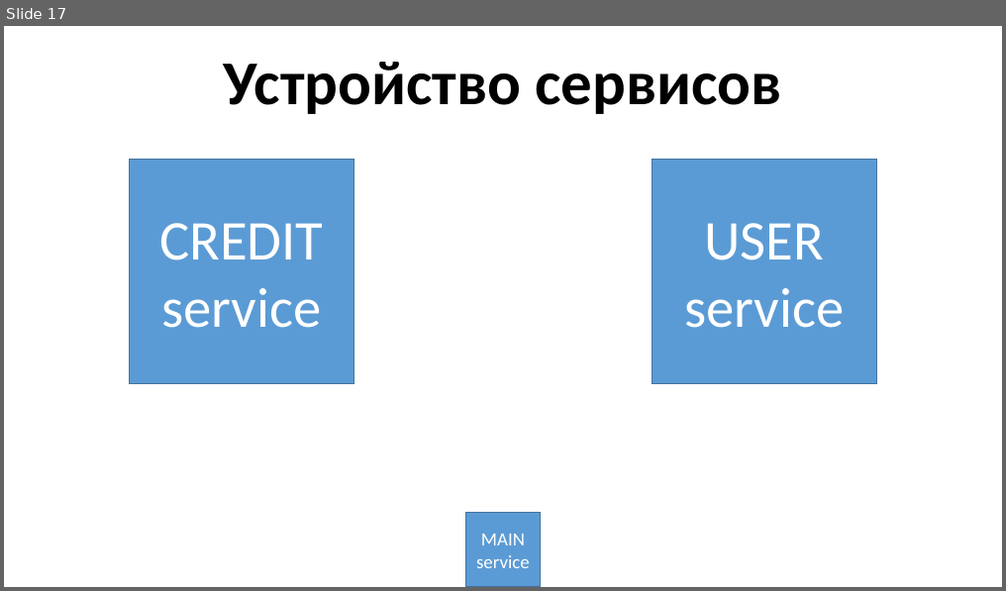
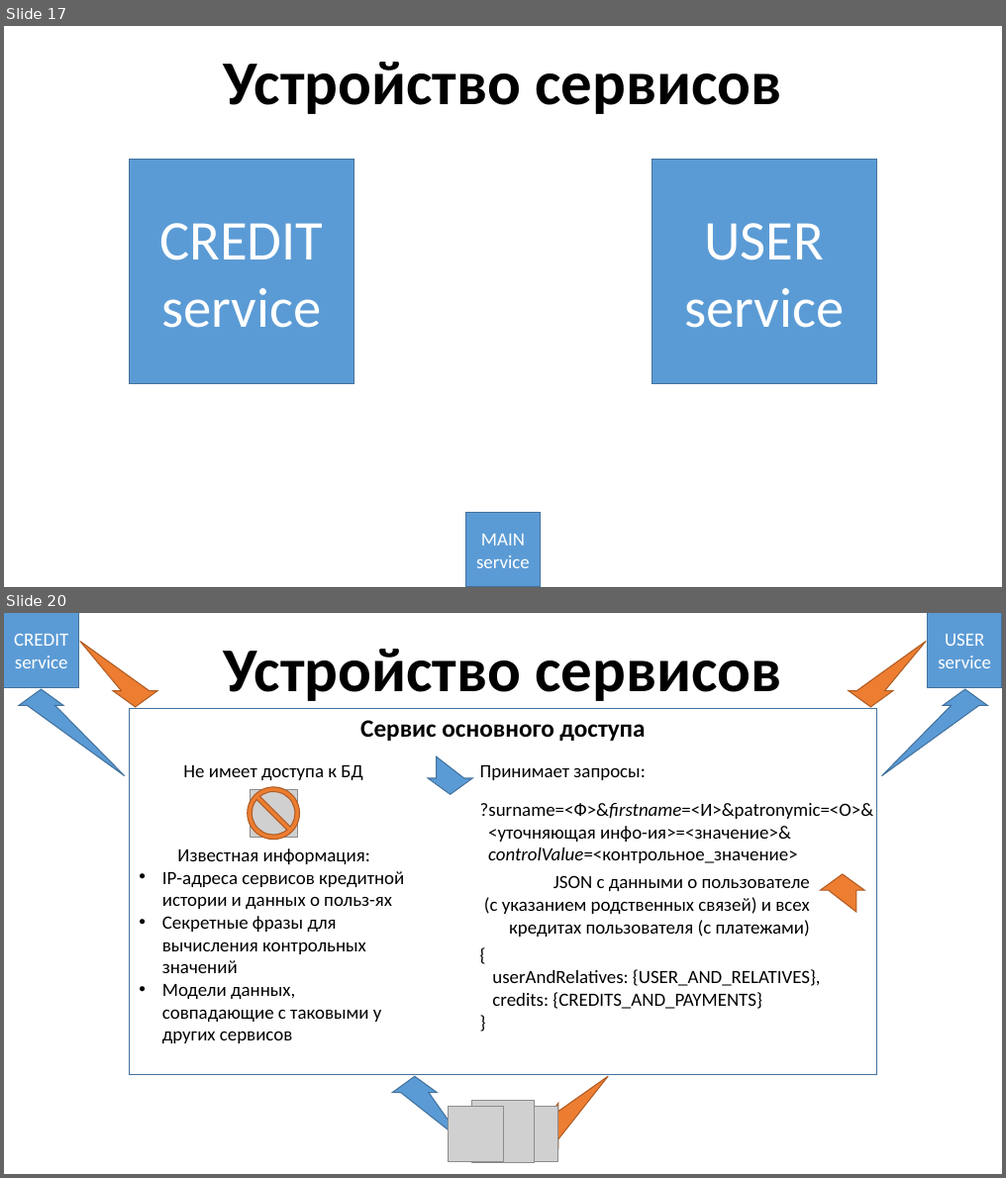
Before and after one commit to YoungTeurus/CreditAndUserServices, a slide deck: docs/Java 3 - presentation.pptx. Shown one above the other, each under a label of ours: slide 17 before the commit, slides 17 and 20 after it; the slides between them are not shown. The pictures are 1006x591 and 1006x1178 pixels, drawn with LibreOffice and Linux fonts; fonts in the diff are those of the drawing; grey boxes stand for pictures. Boxes give left, top, right and bottom in pixels: in the first picture for what was removed or moved away, otherwise in the second. Text is boxed around its words. In the diff, an @@ line names an element or a change of style, - is before the commit and + after.

Commit message:
ADD - Добавления по презентации (всё устройство сервлетов и работа с данными)

```diff
--- a/docs/Java 3 - presentation.pptx
+++ b/docs/Java 3 - presentation.pptx
@@ slide 20 added at [4,613,1002,1174], background #FFFFFF @@
@@ rectangle added at [4,613,79,688], fill #5B9BD5, outline #43739E 1 pt, 18 pt, text #FFFFFF @@
+CREDIT
+service
@@ freeform shape added at [79,642,157,707], fill #ED7D31, outline #AF5C24 1 pt @@
@@ freeform shape added at [848,642,927,707], fill #ED7D31, outline #AF5C24 1 pt @@
@@ rectangle added at [927,613,1002,688], fill #5B9BD5, outline #43739E 1 pt, 18 pt, text #FFFFFF @@
+USER
+service
@@ text added at [224,649,781,701], 60 pt, text #000000, bold @@
+Устройство сервисов
@@ freeform shape added at [19,689,124,775], fill #5B9BD5, outline #43739E 1 pt @@
@@ freeform shape added at [882,689,987,775], fill #5B9BD5, outline #43739E 1 pt @@
@@ rectangle added at [129,709,877,1075], fill #FFFFFF, outline #43739E 1 pt @@
@@ text added at [360,720,645,741], 24 pt, text #000000, bold @@
+Сервис основного доступа
@@ freeform shape added at [428,757,472,794], fill #5B9BD5, outline #43739E 1 pt @@
@@ text added at [183,765,362,780], 18 pt, text #000000 @@
+Не имеет доступа к БД
@@ no-entry sign added at [248,787,300,840], fill #ED7D31, outline #AF5C24 1 pt @@
@@ picture added at [250,789,297,838] @@
@@ text added at [480,765,645,780], 18 pt, text #000000 @@
+Принимает запросы:
@@ text added at [480,803,874,863], 18 pt, text #000000 @@
+?surname=<Ф>&firstname=<И>&patronymic=<О>&
+<уточняющая инфо-ия>=<значение>&
+controlValue=<контрольное_значение>
@@ text added at [162,849,404,1044], 18 pt, text #000000 @@
+Известная информация:
+• IP-адреса сервисов кредитной истории и данных о польз-ях
+• Секретные фразы для вычисления контрольных значений
+• Модели данных, совпадающие с таковыми у других сервисов
@@ text added at [484,875,810,937], 18 pt, text #000000 @@
+JSON с данными о пользователе
+(с указанием родственных связей) и всех кредитах пользователя (с платежами)
@@ freeform shape added at [820,875,865,912], fill #ED7D31, outline #AF5C24 1 pt @@
@@ text added at [492,969,821,1009], 18 pt, text #000000 @@
+{
+userAndRelatives: {USER_AND_RELATIVES},
+credits: {CREDITS_AND_PAYMENTS}
+}
@@ freeform shape added at [392,1076,463,1143], fill #5B9BD5, outline #43739E 1 pt @@
@@ freeform shape added at [543,1076,608,1148], fill #ED7D31, outline #AF5C24 1 pt @@
@@ picture added at [448,1107,503,1162] @@
@@ picture added at [472,1101,534,1162] @@
@@ picture added at [503,1107,558,1162] @@
```
Also in this commit, not shown: 1 slide changed, 3 other slides added, 1 other file.
